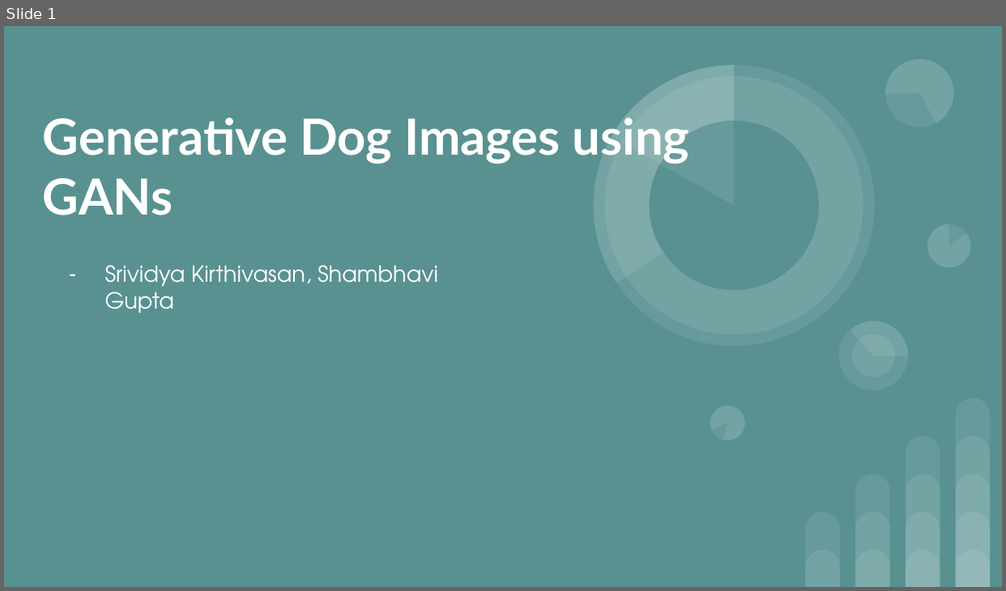
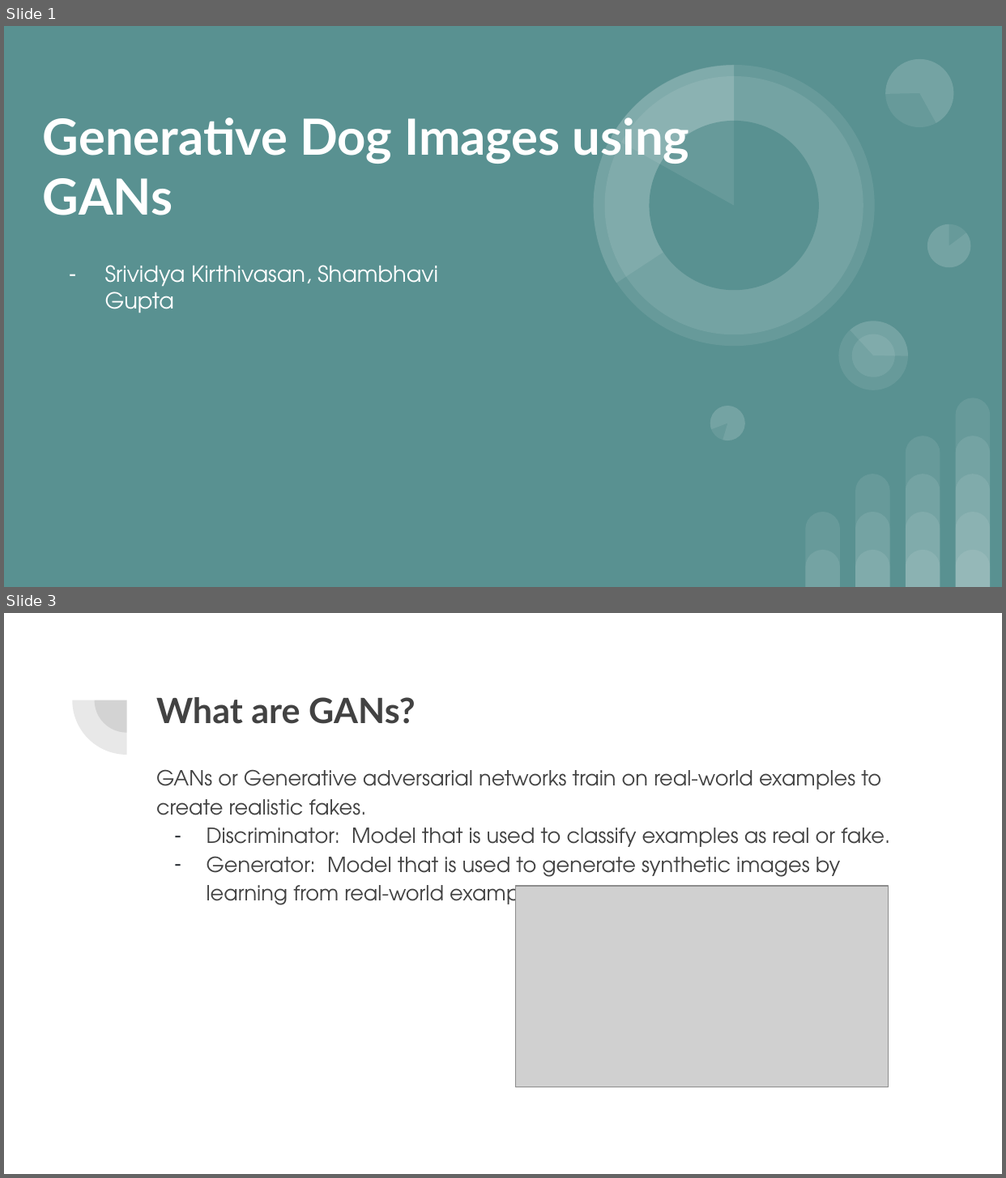
Before and after one commit to SrividyaKirti/Generative_dog_images, a slide deck: Slides_GANs.pptx. Shown one above the other, each under a label of ours: slide 1 before the commit, slides 1 and 3 after it; the slides between them are not shown. The pictures are 1006x591 and 1006x1178 pixels, drawn with LibreOffice and Linux fonts; fonts in the diff are those of the drawing; grey boxes stand for pictures. Boxes give left, top, right and bottom in pixels: in the first picture for what was removed or moved away, otherwise in the second. Text is boxed around its words. In the diff, an @@ line names an element or a change of style, - is before the commit and + after.

```diff
--- a/Slides_GANs.pptx
+++ b/Slides_GANs.pptx
@@ slide 3 added at <box>4,613,1002,1174</box>, background #FFFFFF @@
@@ pie slice (boxed as its full ellipse) added at <box>72,646,181,755</box>, fill #424242 at 12% opacity @@
@@ pie slice (boxed as its full ellipse) added at <box>95,668,160,733</box>, fill #424242 at 12% opacity @@
@@ title added at <box>156,697,415,724</box>, 25.2 pt, text #424242, bold @@
+What are GANs?
@@ text added at <box>156,769,890,910</box>, 15 pt, text #424242 @@
+GANs or Generative adversarial networks train on real-world examples to create realistic fakes.
+– Discriminator: Model that is used to classify examples as real or fake.
+– Generator: Model that is used to generate synthetic images by learning from real-world examples.
@@ picture added at <box>516,887,889,1088</box> @@
```
Also in this commit, not shown: 4 slides changed, 4 other slides added, 1 slide removed, 2 other files.
